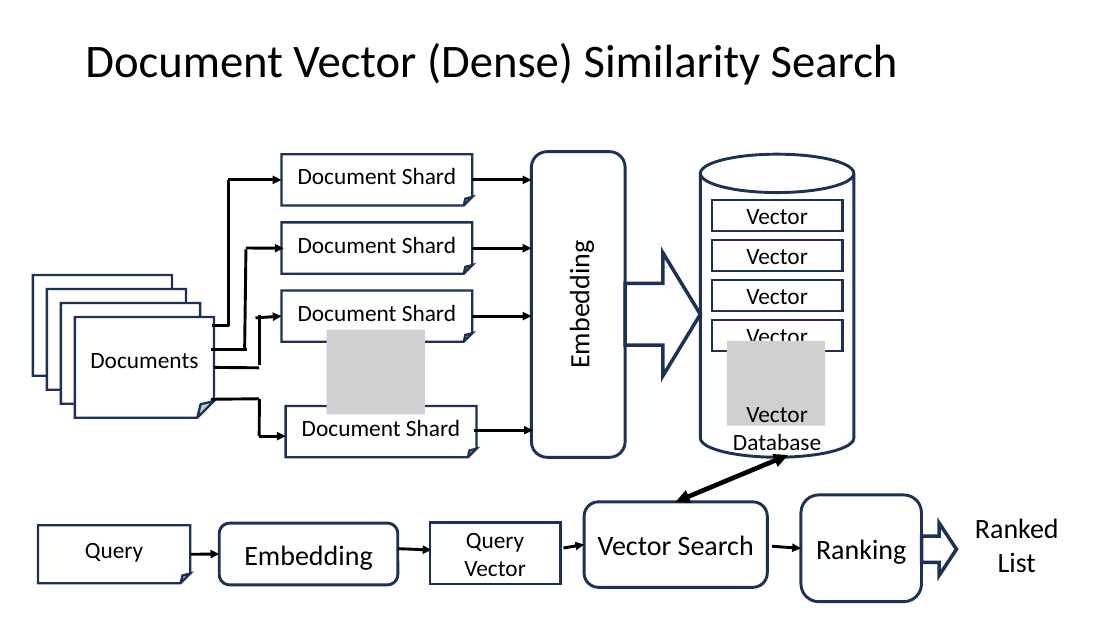
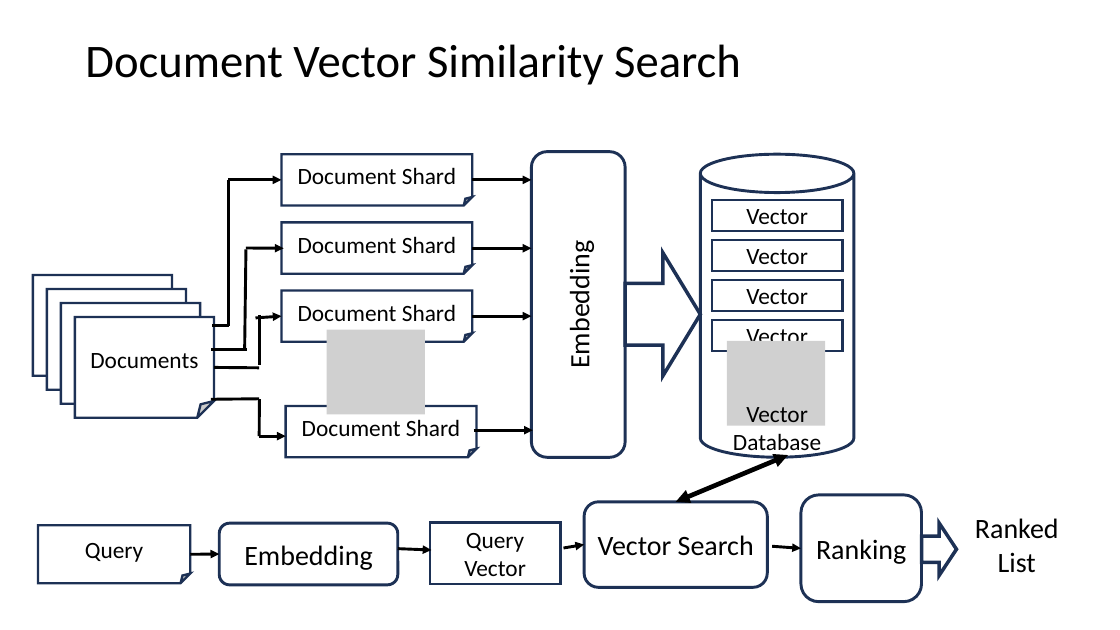
Before and after one commit to harelgabainew/school1, a slide deck: slide 10 of slides/7_DocumentWebSearching.pptx. Drawn at 1120x630 pixels with LibreOffice and Linux fonts; fonts in the diff are those of the drawing; grey boxes stand for pictures. Boxes give left, top, right and bottom in pixels: in the first picture for what was removed or moved away, otherwise in the second. Text is boxed around its words. In the diff, an @@ line names an element or a change of style, - is before the commit and + after.

```diff
--- a/slides/7_DocumentWebSearching.pptx
+++ b/slides/7_DocumentWebSearching.pptx
@@ title at (x1=85, y1=44, x2=741, y2=85): text changed @@
-Document Vector (Dense) Similarity Search
+Document Vector Similarity Search
```
Also in this commit, not shown: 2 other slides changed, 12 slides added, 1 slide removed.
